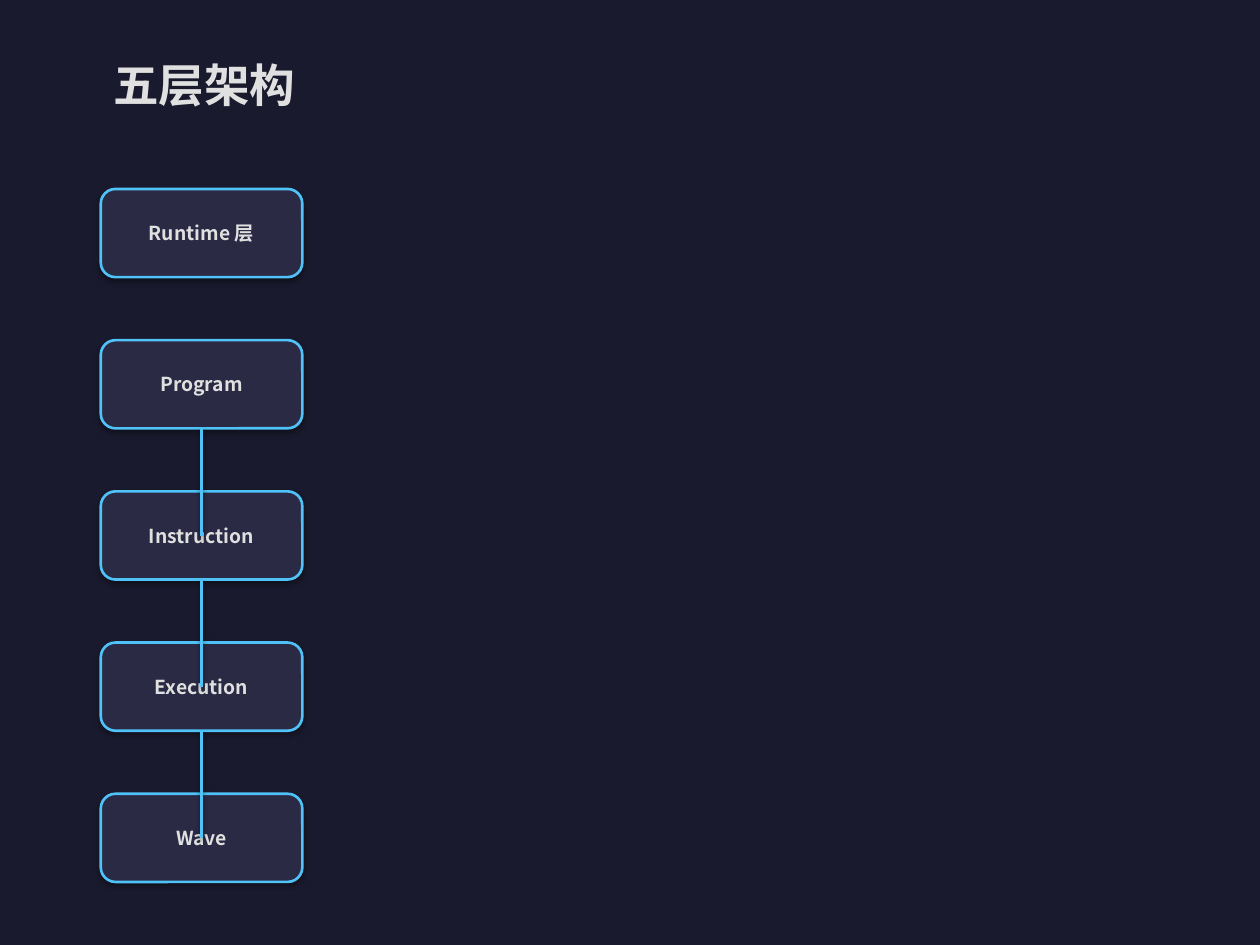
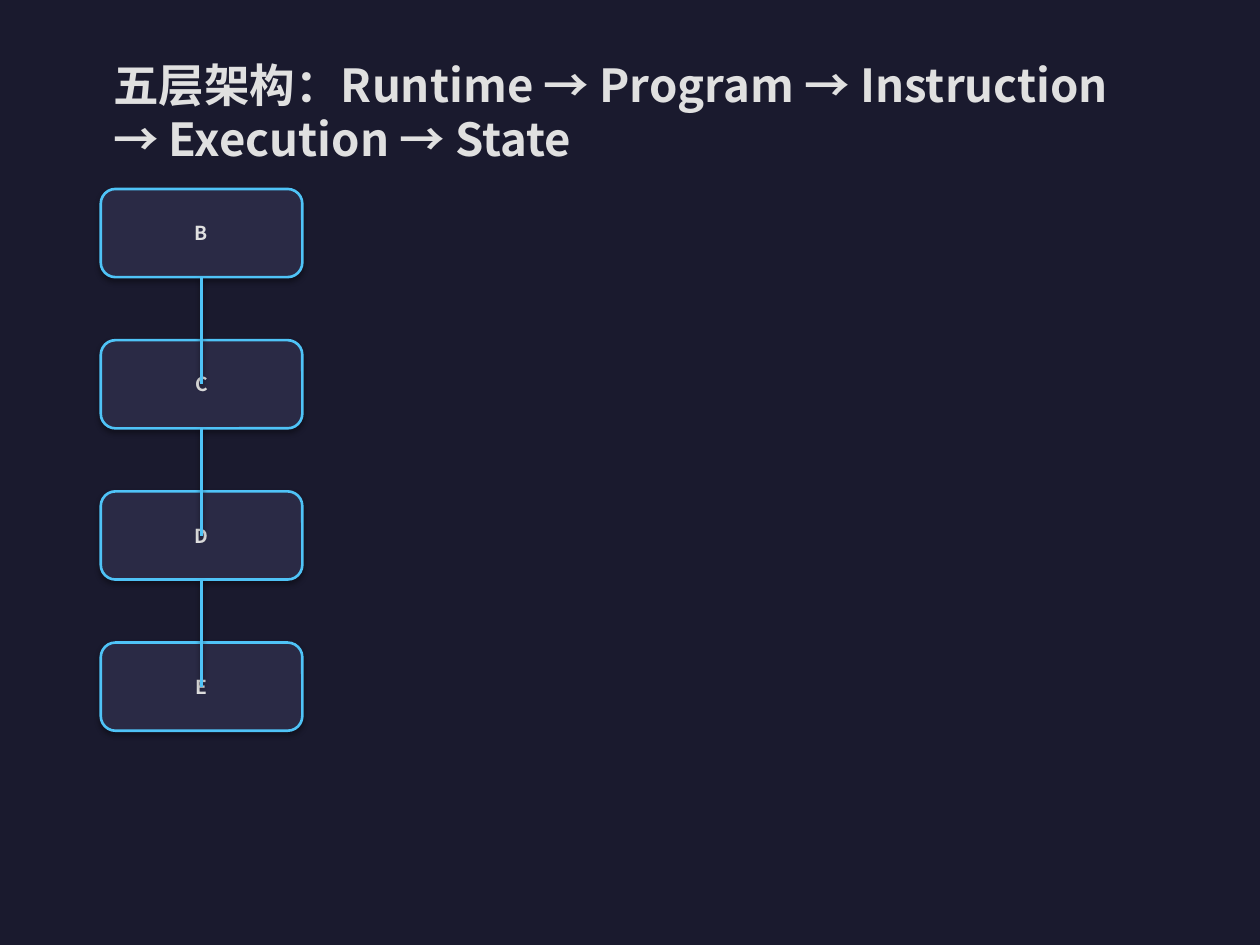
Before and after one commit to fire-emblem/gpu_model, a slide deck: slide 6 of docs/presentations/gpu_model_presentation.pptx (slide 7 before the commit). Drawn at 1260x945 pixels with LibreOffice and Linux fonts; fonts in the diff are those of the drawing. Boxes give left, top, right and bottom in pixels: in the first picture for what was removed or moved away, otherwise in the second. Text is boxed around its words. In the diff, an @@ line names an element or a change of style, - is before the commit and + after.

```diff
--- a/docs/presentations/gpu_model_presentation.pptx
+++ b/docs/presentations/gpu_model_presentation.pptx
@@ text at <box>113,63,1108,157</box>: text changed @@
-五层架构
+五层架构：Runtime → Program → Instruction → Execution → State
@@ text in rounded rectangle at <box>195,225,208,240</box>: text changed @@
-Runtime 层
+B
@@ line moved from (202, 731) - (202, 838) to (202, 277) - (202, 384) @@
@@ text in rounded rectangle at <box>195,372,208,391</box>: text changed @@
-Program
+C
@@ text in rounded rectangle at <box>195,523,209,543</box>: text changed @@
-Instruction
+D
@@ text in rounded rectangle at <box>196,674,208,694</box>: text changed @@
-Execution
+E
@@ rounded rectangle removed at <box>101,794,302,882</box> @@
-Wave
```
Also in this commit, not shown: 9 other slides changed, 19 slides added, 30 slides removed, 25 other files.
